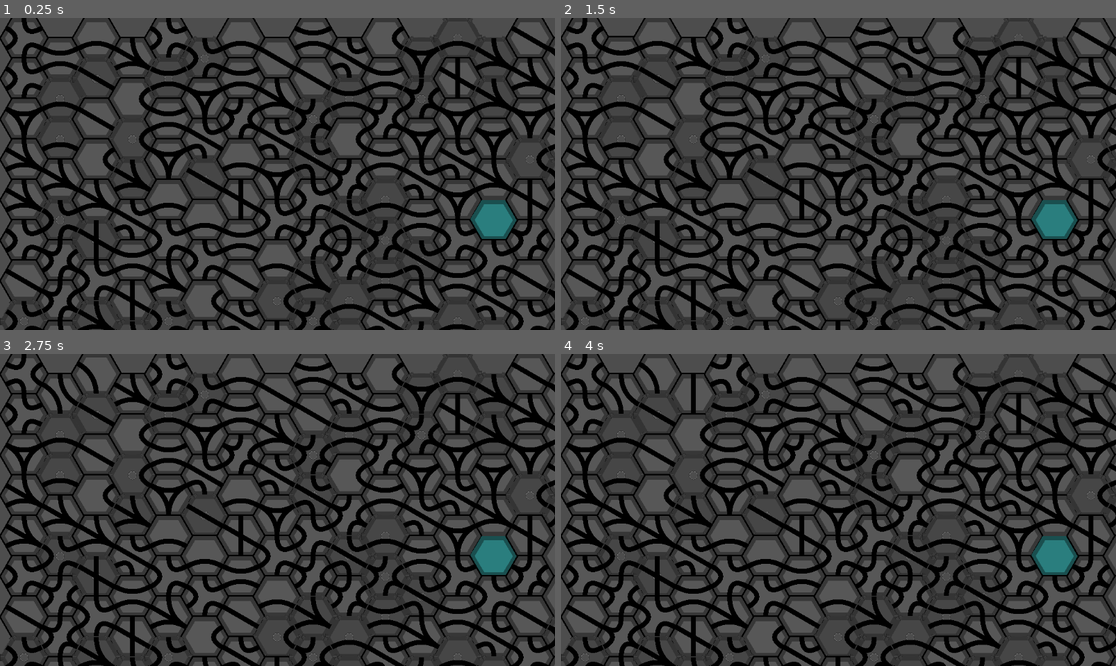
Above: before the commit, frames 1-4 (two rows, left to right).
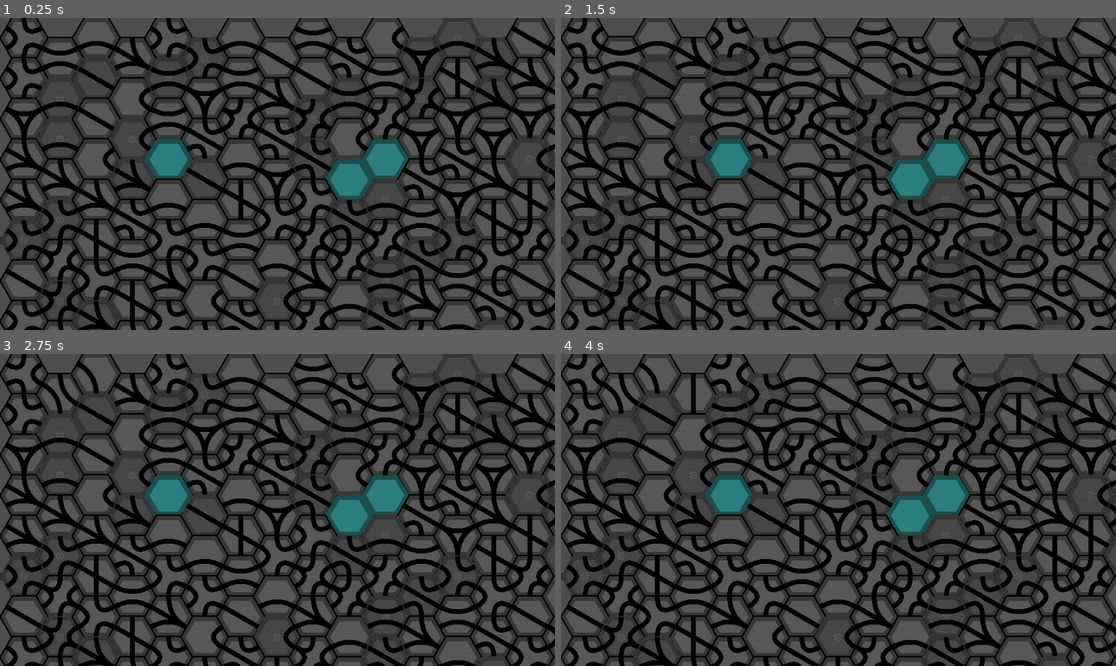
Above: after the commit, the same moments.

Repository: Nemleck/overflowed
Game: Godot game, scene res://scenes/game.tscn
Same seed, same stepped clock (60 frames per second), same inputs: the game is played once before the commit and once after it.
Inputs (mouse positions are in pixels of both pictures, inside the frame that each line leads up to):
- Up to frame 1 (0.25 s): no input
- Up to frame 2 (1.5 s): tap Enter at 0.5 s; move the mouse to (583, 36) at 0.52 s; hold Space (space) 0.53-1.28 s; click (583, 36) at 0.6 s; move the mouse to (622, 58) at 1.27 s; tap Space (space) at 1.35 s
- Up to frame 3 (2.75 s): click (61, 394) at 1.55 s; move the mouse to (94, 372) at 2.02 s; hold Space (space) from 2.03 s (still down); click (94, 372) at 2.1 s
- Up to frame 4 (4 s): tap Enter at 2.75 s; move the mouse to (694, 394) at 2.77 s; release Space (space) at 2.78 s; tap Ctrl (ctrl) at 2.85 s; click (694, 394) at 3.05 s; move the mouse to (727, 372) at 3.52 s; hold Space (space) from 3.53 s (still down); right-click (727, 372) at 3.6 s

The runs differ from the first frame. In frame 1, 4.6% of the frame differs, in the area x 0-100%, y 2-100%; in frame 2, 4.6%; in frame 3, 4.6%; in frame 4, 4.6%.

Commit message:
Changed water system to pipe fragments

Diff:
--- a/overflowed/scenes/load_level.gd
+++ b/overflowed/scenes/load_level.gd
@@ -13,15 +13,14 @@
 
 # Called when the node enters the scene tree for the first time.
 func _ready() -> void:
-	var got_source = false
 	var map = []
 	for y in range(HEIGHT):
 		map.append([])
 		for x in range(WIDTH):
 			var type = ["piped", "piped", "piped", "geared"][randi_range(0, 3)]
-			if (not got_source) and randi_range(0, WIDTH*HEIGHT) == 0:
-				got_source = true
+			if randi_range(0, WIDTH) == 0:
 				type = "source"
+				print_debug(x, y)
 
 			#elif randi() % 4 == 0:
 				#map[-1].append(null)
--- a/overflowed/scenes/pipes.gd
+++ b/overflowed/scenes/pipes.gd
@@ -4,7 +4,12 @@
 var POLYGON;
 
 const CENTER = Vector2(0, 0)
-const POINTS_AMOUNT = 10
+
+func _init_pipes(pipes_entries):
+	self.pipes = []
+	for pipe_entries in pipes_entries:
+		var pipe = Pipe.new(pipe_entries)
+		self.pipes.append(pipe)
 
 func _get_vertex_coord(polygon_order: int, n: int):
 	var base = 0
@@ -28,10 +33,10 @@
 
 	return Vector2(x, y)
 
-func _get_bezier_points(startpoint, endpoint):
+func _get_bezier_points(startpoint, endpoint, amount):
 	var result = []
-	for i in range(POINTS_AMOUNT+1):
-		var t = i*1.0/POINTS_AMOUNT
+	for i in range(amount):
+		var t = i*1.0/(amount-1)
 
 		var q0 = startpoint.lerp(CENTER, t)
 		var q1 = CENTER.lerp(endpoint, t)
@@ -39,30 +44,33 @@
 
 	return result
 
-func flow(n):
+func flow(n, color):
 	for pipe in pipes:
-		if n in pipe["entries"]:
-			var n2 = n
-			for entry in pipe["entries"]:
-				if n != entry:
-					n2 = entry
+		if n in pipe.entries:
+			pipe.flow(n, color)
+	self.redraw()
 
-			pipe["flow"] = {"flowing": true, "percentage": 0, "from": n, "to": n2}
+func get_pipes_from_entry(n):
+	var result = []
+	for pipe in pipes:
+		if n in pipe.entries:
+			result.append(pipe)
 
-func _generate_pipe(order: int, pipe_JSON):
-	var n1 = pipe_JSON["entries"][0]
-	var n2 = pipe_JSON["entries"][1]
+	return result # TODO : Optimization (called every tick) by indexing
+
+func _generate_pipe(order: int, pipe):
+	var n1 = pipe.entries[0]
+	var n2 = pipe.entries[1]
 
 	var startpoint: Vector2 = self._get_middle_coord(order, n1)
 	var endpoint: Vector2 = self._get_middle_coord(order, n2)
 
-	var points: PackedVector2Array = self._get_bezier_points(startpoint, endpoint)
+	var points: PackedVector2Array = self._get_bezier_points(startpoint, endpoint, len(pipe.fragments))
 	var colors: PackedColorArray = []
 
 	for i in range(len(points)):
-		if ( pipe_JSON["flow"]["from"] == n1 and i*100/len(points) < pipe_JSON["flow"]["percentage"] ) or\
-		   ( pipe_JSON["flow"]["from"] == n2 and i*100/len(points) > 100-pipe_JSON["flow"]["percentage"] ):
-			colors.append(Color.CYAN)
+		if pipe.fragments[i].content != null:
+			colors.append(pipe.fragments[i].content["color"])
 		else:
 			colors.append(Color(0, 0, 0))
 
@@ -71,12 +79,7 @@
 const ARIAL = preload("res://arial.ttf")
 func _draw():
 	for pipe in pipes:
-		if pipe["flow"]["percentage"] == 0:
-			_generate_pipe(POLYGON.order, pipe)
-
-	for pipe in pipes:
-		if pipe["flow"]["percentage"] > 0:
-			_generate_pipe(POLYGON.order, pipe)
+		_generate_pipe(POLYGON.order, pipe)
 
 	if not POLYGON.gearable():
 		for i in range(POLYGON.order):
@@ -85,13 +88,15 @@
 
 	#draw_string(ARIAL, CENTER, str([POLYGON.x, POLYGON.y]), HORIZONTAL_ALIGNMENT_CENTER, -1, 16, Color(255, 255, 255))
 
+func _process_flowing(delta: float):
+	for pipe in self.pipes:
+		pipe._process_flowing(delta)
+
+	self.redraw()
+
 func redraw():
 	queue_redraw()
 
 # Called when the node enters the scene tree for the first time.
 func _ready() -> void:
 	POLYGON = self.get_parent()
-
-# Called every frame. 'delta' is the elapsed time since the previous frame.
-func _process(delta: float) -> void:
-	pass
--- a/overflowed/scenes/source_polygon.gd
+++ b/overflowed/scenes/source_polygon.gd
@@ -1,5 +1,8 @@
 extends Polygon
 class_name Source_Polygon
+
+var colors = [Color.CYAN, Color.AQUAMARINE, Color.CRIMSON, Color.BLUE_VIOLET, Color.BURLYWOOD, Color.CHOCOLATE, Color.DARK_GREEN]
+var color = colors[randi_range(0, len(colors)-1)]
 
 func scenes():
 	return {
@@ -17,7 +20,7 @@
 	if self.draggable and Input.is_action_just_pressed("click"):
 		for key in neighbors.keys():
 			if neighbors[key] != null:
-				neighbors[key].flow(opposite_side(key))
+				neighbors[key].flow(opposite_side(key), self.color)
 
 
 func _on_mouse_entered() -> void:
--- /dev/null
+++ b/overflowed/scripts/pipe.gd
@@ -0,0 +1,63 @@
+extends Node2D
+class_name Pipe
+
+const FRAGMENTS_AMOUNT = 10
+const FLOW_SPEED = 8 # Fragments per second
+
+var tick = 0
+var fragments = []
+var entries = []
+
+func _init(entries):
+	self.entries = entries
+
+	for i in range(FRAGMENTS_AMOUNT):
+		fragments.append(Pipe_Fragment.new())
+
+func fragment_from_entry(n):
+	if n == entries[0]:
+		return self.fragments[0]
+	else:
+		return self.fragments[-1]
+
+# Starts flowing
+func flow(entry, color):
+	if entry == self.entries[0]:
+		self.fragments[0].fill(color, 1)
+	else:
+		self.fragments[-1].fill(color, -1)
+
+# Tick flow
+func _schedule_flowing(delta: float, neighbor_fragments):
+	self.tick += delta
+
+	if self.tick > 1/FLOW_SPEED:
+		var turns = int(self.tick * FLOW_SPEED)
+		self.tick -= turns/FLOW_SPEED
+
+		#for j in range(turns):
+		for i in range(len(self.fragments)):
+			var previous_fragments = []
+			if i > 0:
+				previous_fragments = [self.fragments[i-1]]
+			else:
+				previous_fragments = neighbor_fragments[0]
+
+			var fragment = self.fragments[i]
+
+			var next_fragments = []
+			if i < len(self.fragments)-1:
+				next_fragments = [self.fragments[i+1]]
+			else:
+				next_fragments = neighbor_fragments[1]
+
+			#if fragment.direction == -1:
+				#var temp = previous_fragments
+				#previous_fragments = next_fragments
+				#next_fragments = temp
+
+			fragment._schedule_flowing(previous_fragments, next_fragments)
+
+func _process_flowing():
+	for fragment in self.fragments:
+		fragment._process_flowing()
--- /dev/null
+++ b/overflowed/scripts/pipe_fragment.gd
@@ -0,0 +1,46 @@
+extends Node2D
+class_name Pipe_Fragment
+
+var content = null
+var direction = 1 # direction is 1 or -1
+var filled_time = 0
+
+var scheduled = {}
+
+func fill(color, direction):
+	self.content = {"color": color}
+	self.direction = direction
+
+# Schedules and do not apply the flowing changes to avoid faster propagation to the right (due to the for)
+func _schedule_flowing(previous_list, next_list) -> void:
+	# previous_list and next_list can be empty
+
+	if self.content == null:
+		if len(previous_list) > 0:
+			var previous = previous_list[randi_range(0, len(previous_list)-1)]
+
+			if previous.content != null and previous.direction == 1:
+				scheduled = {"color": previous.content["color"], "direction": previous.direction}
+				previous.content = null
+
+		if len(next_list) > 0:
+			var next = next_list[randi_range(0, len(next_list)-1)]
+
+			if next.content != null and next.direction == -1:
+				scheduled = {"color": next.content["color"], "direction": next.direction}
+				next.content = null
+
+func _process_flowing():
+	#self.filled_time += 1
+	#
+	#if self.filled_time > 100:
+		#self.direction = -1 * self.direction
+
+	if "color" in scheduled.keys():
+		self.content = {"color":scheduled["color"]}
+		self.filled_time = 0
+
+	if "direction" in scheduled.keys():
+		self.direction = scheduled["direction"]
+
+	self.scheduled = {}
--- a/overflowed/scripts/polygon.gd
+++ b/overflowed/scripts/polygon.gd
@@ -57,9 +57,9 @@
 # ---------------------------- FLOWING  ----------------------------
 
 const FLOW_SPEED = 80
-func flow(n):
+func flow(n, color):
 	if self.flowable():
-		self.pipes.flow(n)
+		self.pipes.flow(n, color)
 
 var pipe_configs = [
 	[[1, 3], [3, 5], [5, 1]],
@@ -83,38 +83,39 @@
 
 func _init_pipes():
 	var choice = randi_range(0, len(pipe_configs)-1)
-
-	self.pipes.pipes = []
-	for pipe_entries in pipe_configs[choice]:
-		self.pipes.pipes.append({"entries": pipe_entries.duplicate(), "flow": {"flowing": false, "percentage": 0, "from": 0, "to": 1}})
+	self.pipes._init_pipes(pipe_configs[choice])
 
 # Properties
 func flowable():
 	return false
 
+func get_pipes_from_entry(n):
+	return self.pipes.get_pipes_from_entry(n)
+
 func _process_flowing(delta: float) -> void:
 	for pipe in pipes.pipes:
-		if pipe["flow"]["flowing"]:
-			var diff: float = 0
+		# TODO : Avoid to do this every frame
+		var neighbor_fragments = []
 
-			var space_multiplicator = 1
-			if Input.is_action_pressed("space"):
-				space_multiplicator = 3
+		for i in [0, -1]:
+			var pipe_fragments = []
+			if pipe.entries[i] in self.neighbors.keys():
+				var neighbor = self.neighbors[pipe.entries[i]]
 
-			if 100-pipe["flow"]["percentage"] > delta * FLOW_SPEED * space_multiplicator:
-				diff = delta * FLOW_SPEED * space_multiplicator # Add delta * Speed
-			else:
-				diff = pipe["flow"]["percentage"] # Add only what remains
+				if neighbor != null and neighbor.pipes != null:
+					var neighbor_pipes = neighbor.pipes.get_pipes_from_entry(opposite_side(pipe.entries[i]))
 
-			pipe["flow"]["percentage"] += diff # Add here
+					for n_pipe in neighbor_pipes:
+						pipe_fragments.append(n_pipe.fragment_from_entry(opposite_side(pipe.entries[i])))
 
-			if pipe["flow"]["percentage"] >= 100: # End flowing
-				pipe["flow"]["flowing"] = false
+			neighbor_fragments.append(pipe_fragments)
 
-				if pipe["flow"]["to"] in self.neighbors.keys():
-					self.neighbors[pipe["flow"]["to"]].flow(opposite_side(pipe["flow"]["to"]))
+		pipe._schedule_flowing(delta, neighbor_fragments)
 
-			pipes.redraw()
+	for pipe in self.pipes.pipes:
+		pipe._process_flowing()
+
+	self.pipes.redraw()
 
 # ---------------------------- ROTATION ----------------------------
 
@@ -181,11 +182,9 @@
 
 		if self.to_rotate == 0:
 			for pipe in self.pipes.pipes:
-				for i in range(len(pipe["entries"])):
+				for i in range(len(pipe.entries)):
 					# Trick to avoid negative result with gd script's modulo
-					pipe["entries"][i] = ( (pipe["entries"][i] + int(sign(angle))) % self.order + self.order ) % self.order
-
-			print_debug(self.pipes.pipes[0]["entries"])
+					pipe.entries[i] = ( (pipe.entries[i] + int(sign(angle))) % self.order + self.order ) % self.order
 
 			self.rotation = 0
 			self.pipes.redraw()
